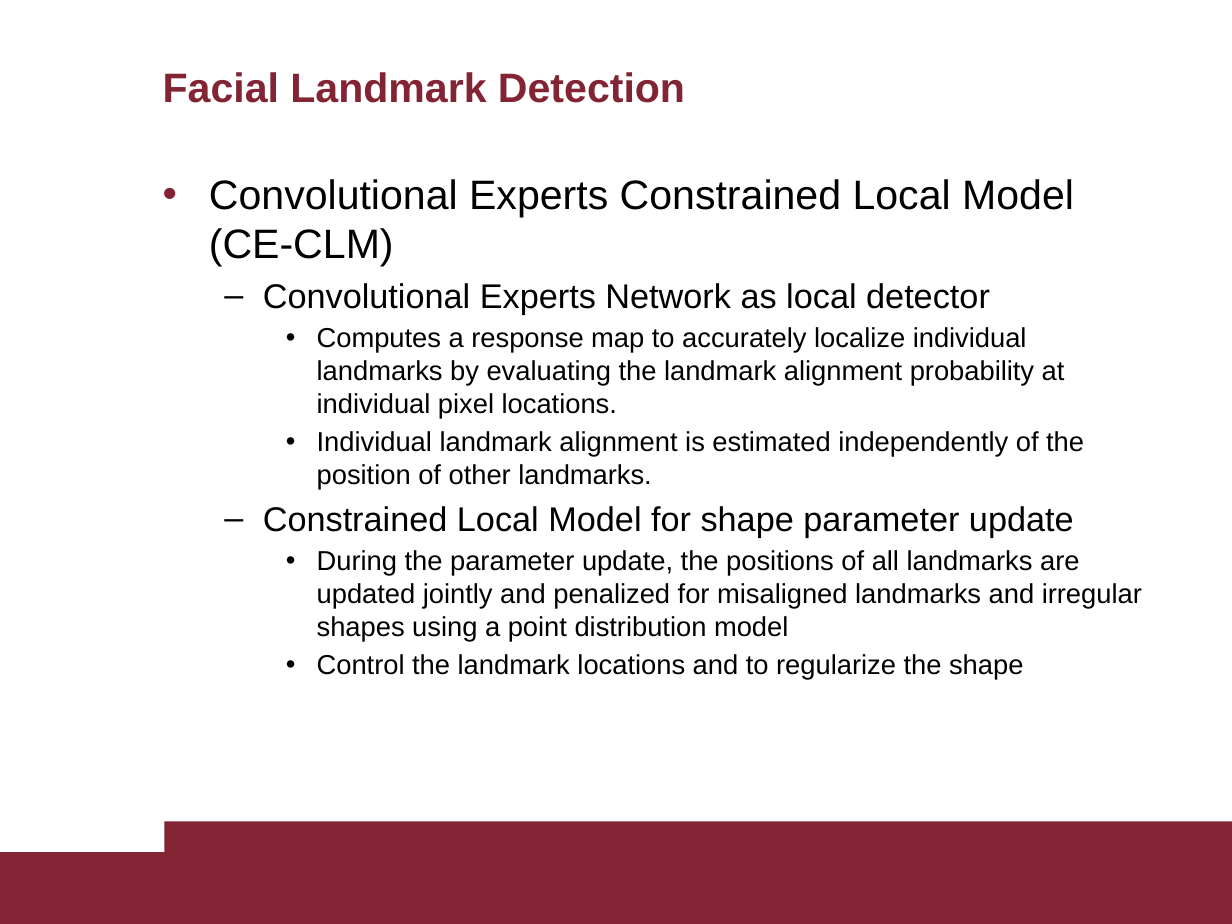
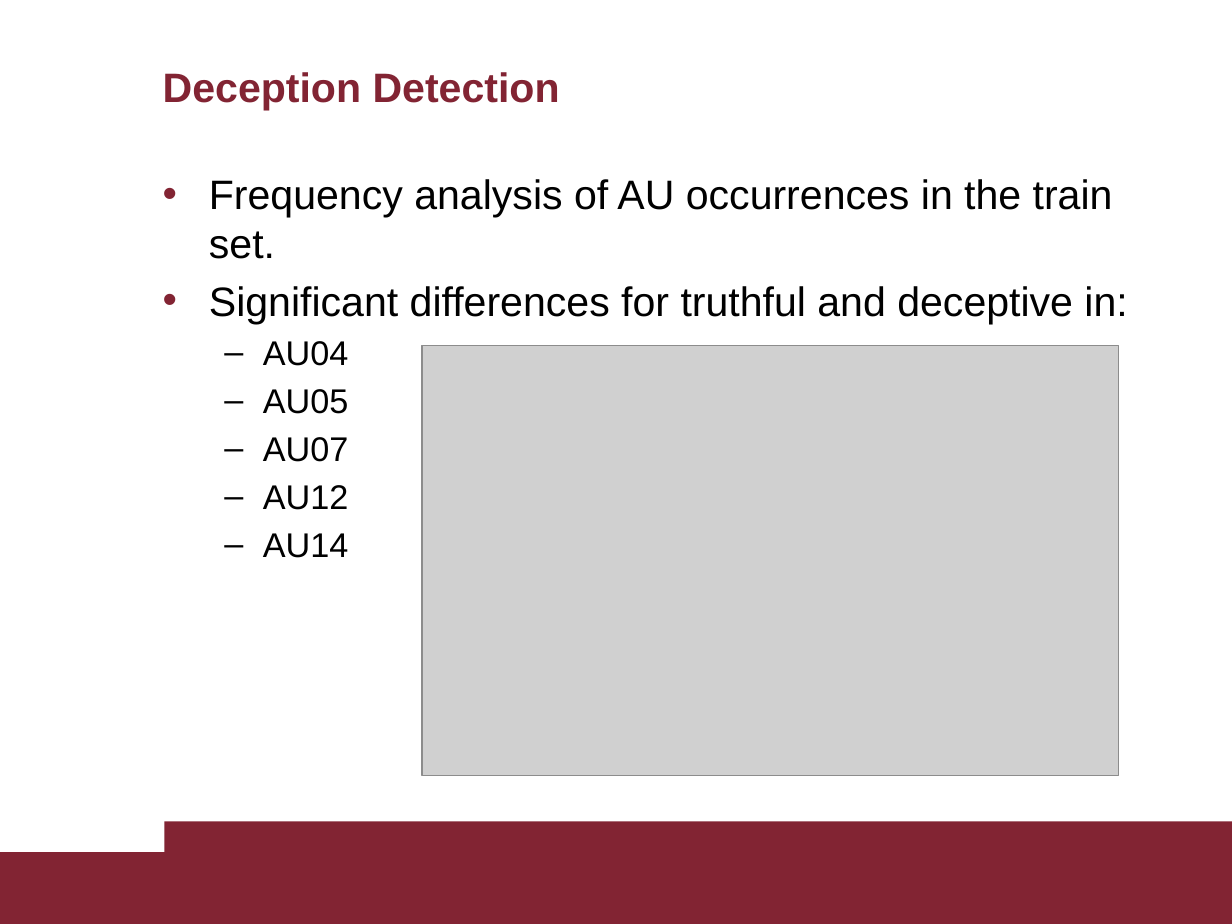
Before and after one commit to AscaL/thesis, a slide deck: slide 20 of Tesi Emanuele Orfanelli 1383726.pptx (slide 19 before the commit). Drawn at 1232x924 pixels with LibreOffice and Linux fonts; fonts in the diff are those of the drawing; grey boxes stand for pictures. Boxes give left, top, right and bottom in pixels: in the first picture for what was removed or moved away, otherwise in the second. Text is boxed around its words. In the diff, an @@ line names an element or a change of style, - is before the commit and + after.

```diff
--- a/Tesi Emanuele Orfanelli 1383726.pptx
+++ b/Tesi Emanuele Orfanelli 1383726.pptx
@@ title at box(163, 72, 560, 110): text changed @@
-Facial Landmark Detection
+Deception Detection
@@ text at box(209, 179, 1127, 558): text changed; size 16 to 24 pt @@
-• Convolutional Experts Constrained Local Model (CE-CLM)
-  – Convolutional Experts Network as local detector
-    • Computes a response map to accurately localize individual landmarks by evaluating the landmark alignment probability at individual pixel locations.
-    • Individual landmark alignment is estimated independently of the position of other landmarks.
-  – Constrained Local Model for shape parameter update
-    • During the parameter update, the positions of all landmarks are updated jointly and penalized for misaligned landmarks and irregular shapes using a point distribution model
-    • Control the landmark locations and to regularize the shape
+• Frequency analysis of AU occurrences in the train set.
+• Significant differences for truthful and deceptive in:
+  – AU04
+  – AU05
+  – AU07
+  – AU12
+  – AU14
@@ picture added at box(423, 346, 1119, 776) @@
```
Also in this commit, not shown: 35 other slides changed, 1 slide added.
